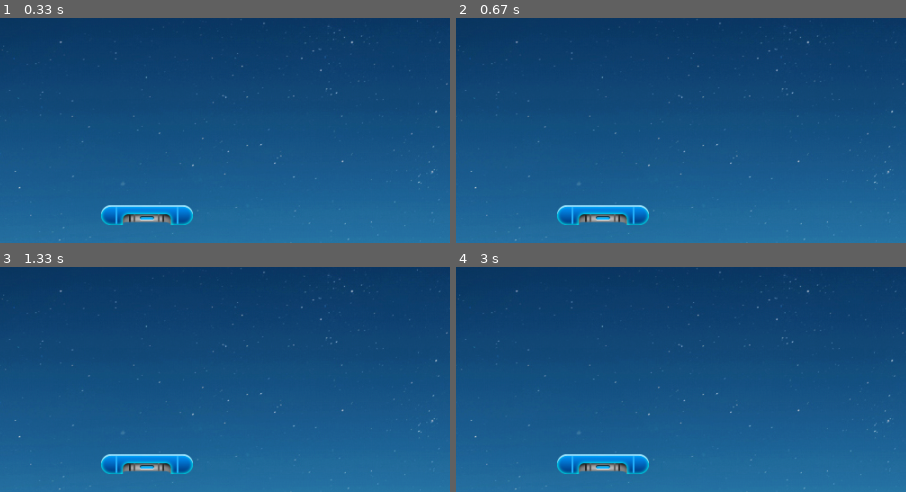
Above: before the commit, frames 1-4 (two rows, left to right).
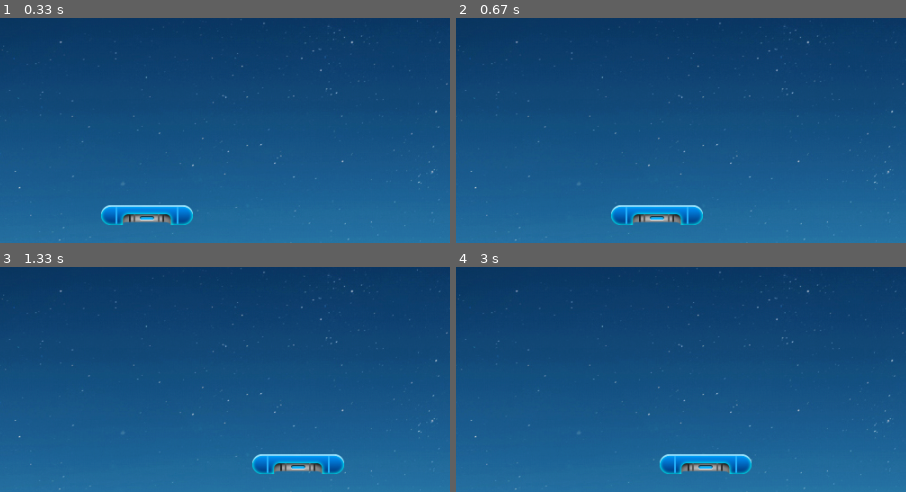
Above: after the commit, the same moments.

Repository: wtraceback/Pygame-Practice
Game: pygame game, started from Arkanoid/main.py
Same seed, same stepped clock (60 frames per second), same inputs: the game is played once before the commit and once after it.
Inputs:
- Up to frame 1 (0.33 s): no input
- Up to frame 2 (0.67 s): hold Right from 0.33 s (still down)
- Up to frame 3 (1.33 s): release Right at 0.8 s; hold Right 0.83-1.3 s
- Up to frame 4 (3 s): hold Left 1.33-1.87 s; hold Left 1.9-2.3 s; hold Right 2.33-2.97 s
The pictures show only the part of the screen within x 34-84%, y 50-100%; the shares and areas given below are measured in that part.

Frame 1 is identical in both runs. In frame 2, 2.4% of the frame differs, in the area x 22-55%, y 83-92%; in frame 3, 3.2%; in frame 4, 3.2%, in the area x 22-66%, y 83-92%.

Commit message:
移动挡板 and 限制活动区域

Diff:
--- a/Arkanoid/baffle.py
+++ b/Arkanoid/baffle.py
@@ -3,10 +3,12 @@
 
 class Baffle():
     """这是一个关于 挡板 的类"""
-    def __init__(self, screen):
+    def __init__(self, sets, screen):
         """初始化挡板并设置其初始位置"""
         self.screen = screen
         self.screen_rect = self.screen.get_rect()
+
+        self.sets = sets
 
         # 加载挡板图片
         self.img = pygame.image.load('images/baffle.png')
@@ -16,6 +18,18 @@
         self.rect.centerx = self.screen_rect.centerx
         self.rect.bottom = self.screen_rect.bottom - 20
 
+        # 移动标志
+        self.moving_right = False
+        self.moving_left = False
+
+    def update(self):
+        """根据移动标志调整挡板的位置"""
+        if self.moving_right and self.rect.right < self.screen_rect.right:
+            self.rect.centerx += self.sets.baffle_speed_factor
+
+        if self.moving_left and self.rect.left > 0:
+            self.rect.centerx -= self.sets.baffle_speed_factor
+
     def blit_img(self):
         """绘制挡板"""
         self.screen.blit(self.img, self.rect)
--- a/Arkanoid/game_functions.py
+++ b/Arkanoid/game_functions.py
@@ -2,11 +2,33 @@
 import sys
 
 
-def check_events():
+def check_events(baffle):
     """响应按键和鼠标事件"""
     for event in pygame.event.get():
         if event.type == pygame.QUIT:
             sys.exit()
+        elif event.type == pygame.KEYDOWN:
+            check_keydown_events(event, baffle)
+        elif event.type == pygame.KEYUP:
+            check_keyup_events(event, baffle)
+
+
+def check_keydown_events(event, baffle):
+    """响应按键"""
+    if event.key == pygame.K_RIGHT:
+        baffle.moving_right = True
+    elif event.key == pygame.K_LEFT:
+        baffle.moving_left = True
+    elif event.key == pygame.K_q:
+        sys.exit()
+
+
+def check_keyup_events(event, baffle):
+    """响应松开"""
+    if event.key == pygame.K_RIGHT:
+        baffle.moving_right = False
+    elif event.key == pygame.K_LEFT:
+        baffle.moving_left = False
 
 
 def update_screen(sets, screen, baffle):
--- a/Arkanoid/main.py
+++ b/Arkanoid/main.py
@@ -14,12 +14,15 @@
     pygame.display.set_caption(sets.caption)
 
     # 创建一个挡板
-    baffle = Baffle(screen)
+    baffle = Baffle(sets, screen)
 
     # 开始游戏主循环
     while True:
         # 监听键盘和鼠标事件
-        gf.check_events()
+        gf.check_events(baffle)
+
+        # 更新挡板的坐标
+        baffle.update()
 
         # 更新画面
         gf.update_screen(sets, screen, baffle)
--- a/Arkanoid/settings.py
+++ b/Arkanoid/settings.py
@@ -16,3 +16,6 @@
 
         # 标题
         self.caption = 'Arkanoid'
+
+        # 挡板的移动速度
+        self.baffle_speed_factor = 3
